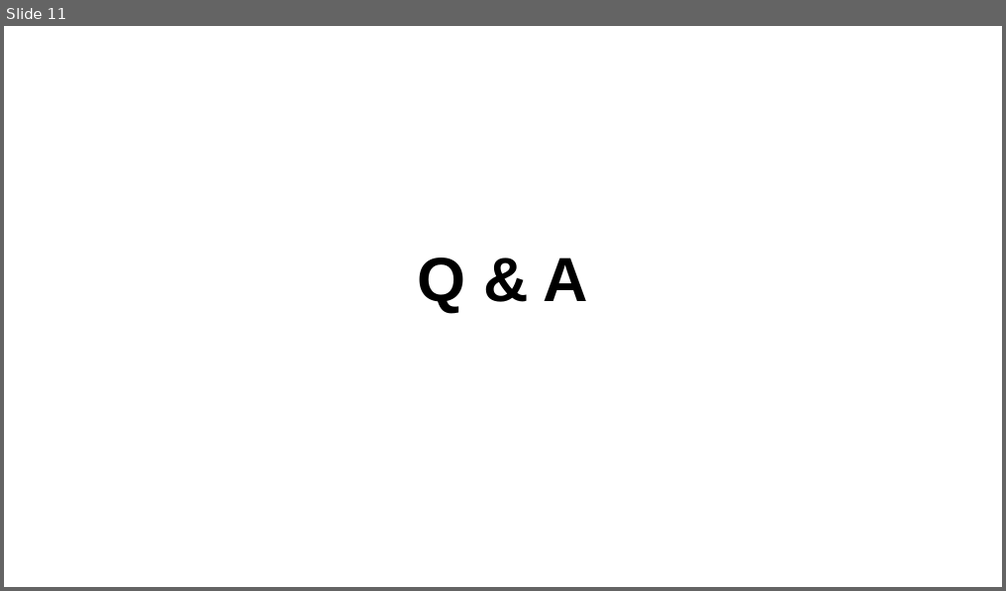
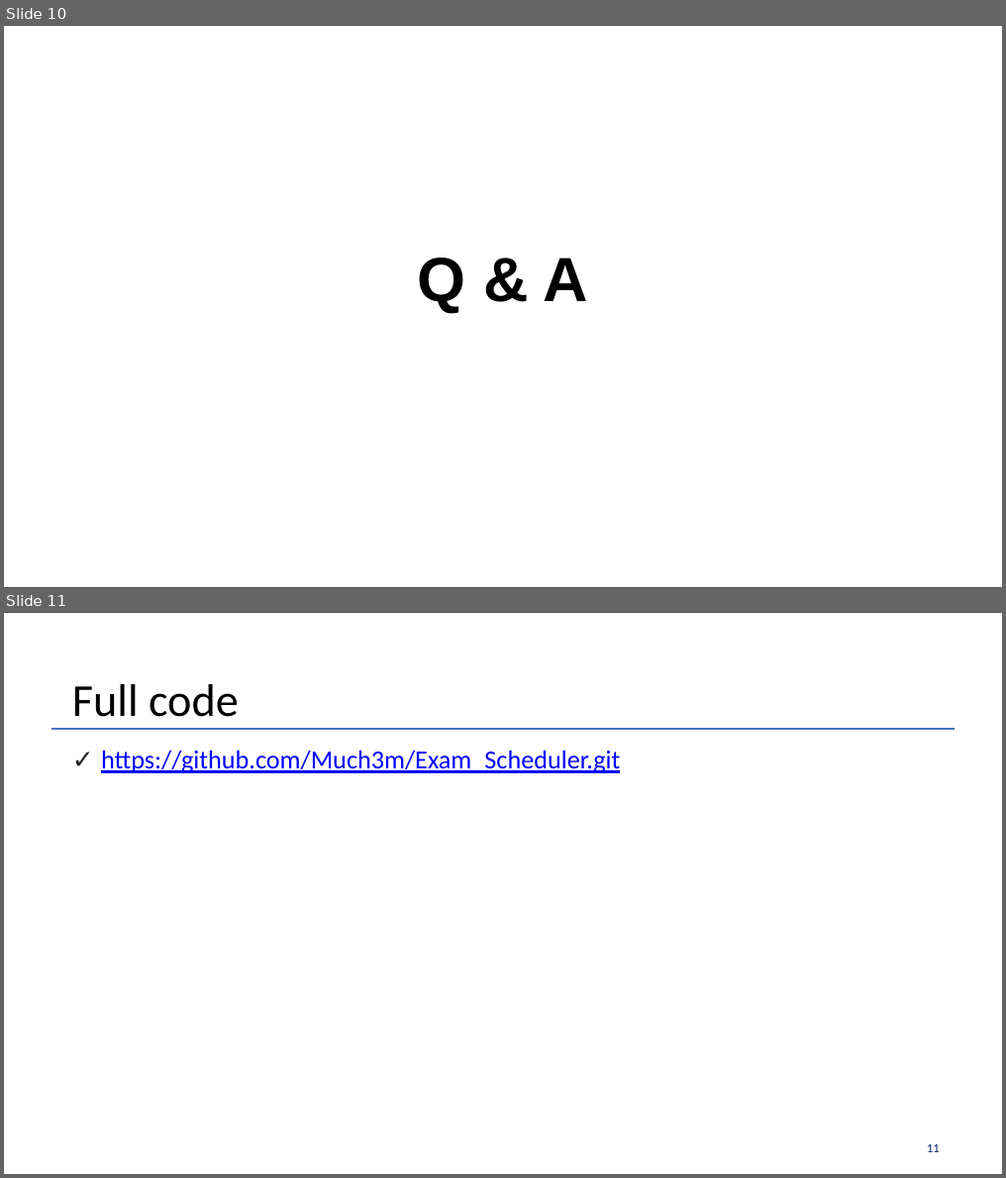
Before and after one commit to Much3m/Exam_Scheduler, a slide deck: MidtermPj_2018440017_김민석(제출용).pptx. Shown one above the other, each under a label of ours: slide 11 before the commit, slides 10 and 11 after it. The pictures are 1006x591 and 1006x1178 pixels, drawn with LibreOffice and Linux fonts; fonts in the diff are those of the drawing; background and template pictures are left out. Boxes give left, top, right and bottom in pixels: in the first picture for what was removed or moved away, otherwise in the second. Text is boxed around its words. In the diff, an @@ line names an element or a change of style, - is before the commit and + after.

```diff
--- a/MidtermPj_2018440017_김민석(제출용).pptx
+++ b/MidtermPj_2018440017_김민석(제출용).pptx
@@ slide 11 added at (x1=4, y1=613, x2=1002, y2=1174), background #FFFFFF @@
@@ text added at (x1=72, y1=684, x2=239, y2=717), 44 pt, text #000000 @@
+Full code
@@ freeform shape added at (x1=52, y1=729, x2=954, y2=729), outline #4471C4 2.5 pt @@
@@ text added at (x1=101, y1=750, x2=620, y2=773), 25 pt, text #0000FF, underline @@
+✓ https://github.com/Much3m/Exam_Scheduler.git
@@ page number added at (x1=927, y1=1145, x2=940, y2=1153), 12 pt, text #001F5F @@
+11
@@ what was slide 11 is now slide 10 @@
```
Also in this commit, not shown: 2 slides changed, 1 slide removed, 1 other file.
